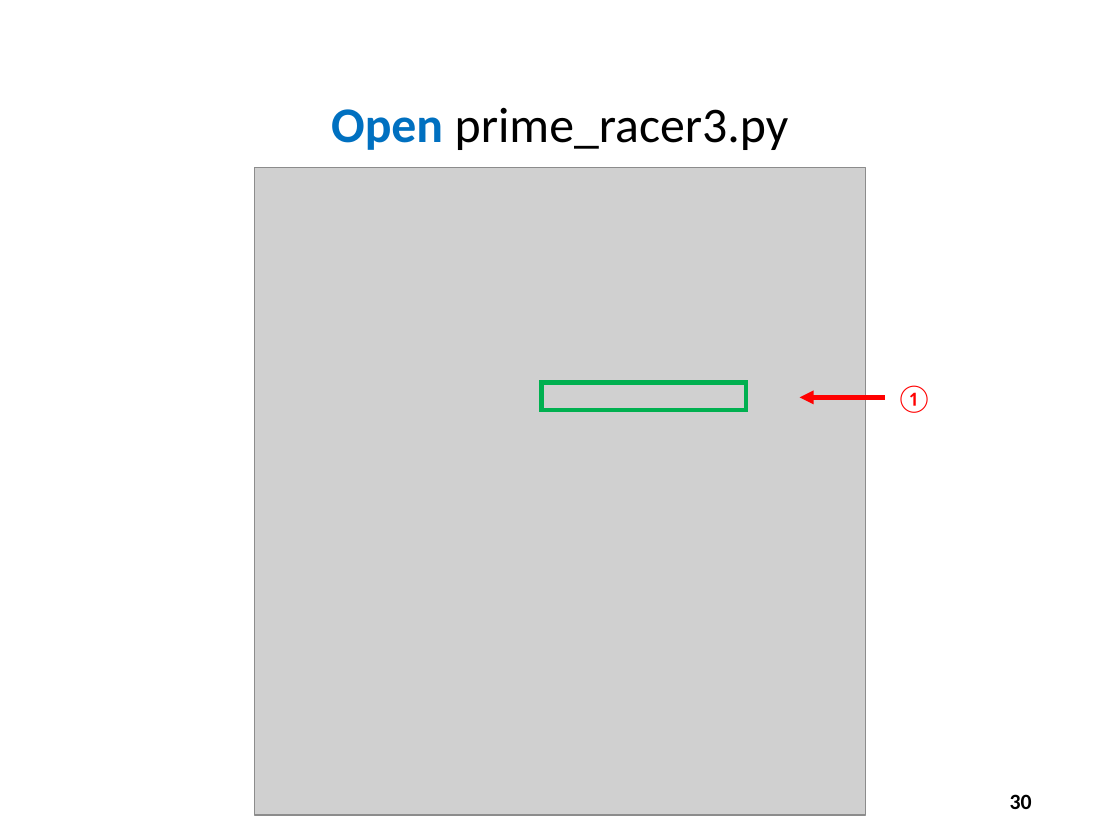
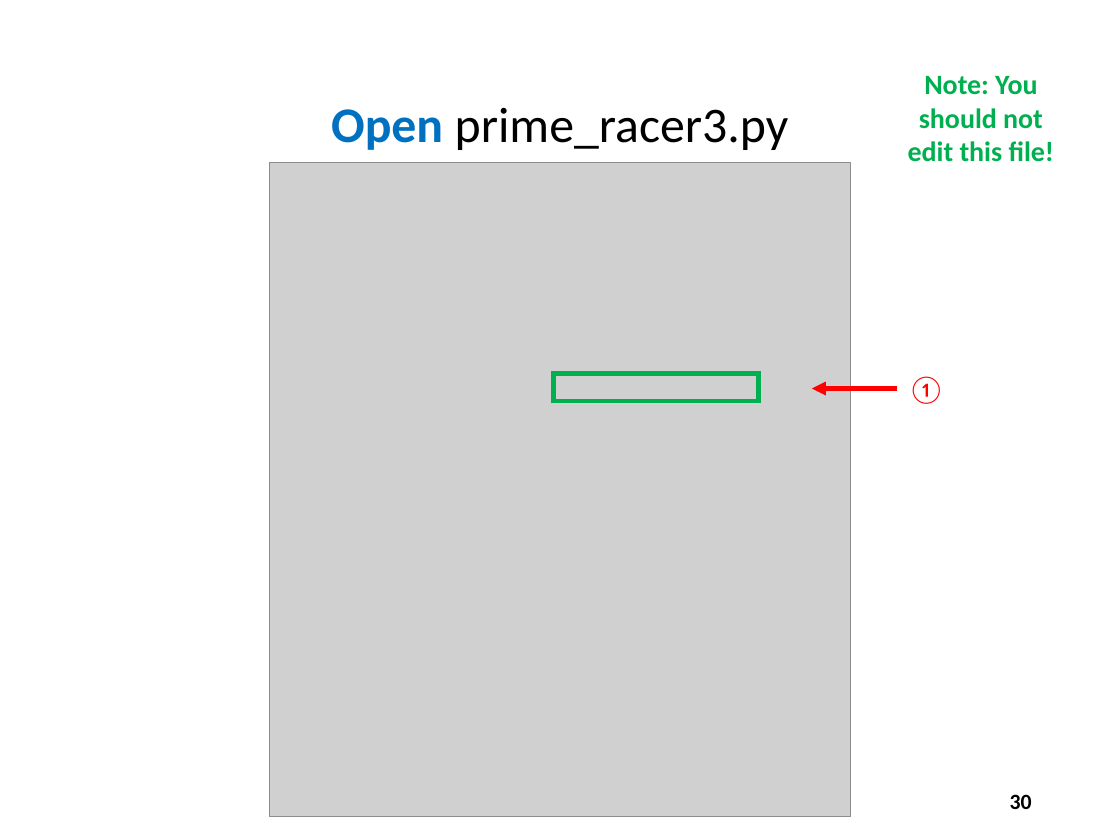
Before and after one commit to dbiersach/scicomp101, a slide deck: slide 30 of Session 10 - Random Numbers and Algorithms/Session 10 - Random Numbers and Algorithms.pptx. Drawn at 1120x840 pixels with LibreOffice and Linux fonts; fonts in the diff are those of the drawing; grey boxes stand for pictures. Boxes give left, top, right and bottom in pixels: in the first picture for what was removed or moved away, otherwise in the second. Text is boxed around its words. In the diff, an @@ line names an element or a change of style, - is before the commit and + after.

```diff
--- a/Session 10 - Random Numbers and Algorithms/Session 10 - Random Numbers and Algorithms.pptx
+++ b/Session 10 - Random Numbers and Algorithms/Session 10 - Random Numbers and Algorithms.pptx
@@ text added at [908,76,1055,162], 18 pt, text #00B050, bold @@
+Note: You should not edit this file!
@@ picture: place and size @@
-picture at [254,168,866,815]
+picture at [269,162,850,816]
@@ 1 text, 1 rectangle, 1 arrow: place and size @@
-1 text, 1 rectangle, 1 arrow at [541,382,933,413]
+1 text, 1 rectangle, 1 arrow at [553,373,945,404]
```
Also in this commit, not shown: 9 other slides changed, 7 other files.
